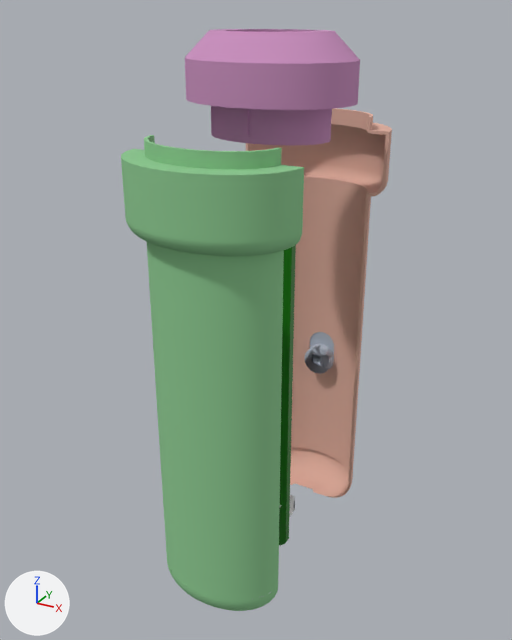
Before and after pictures for a commit that changed the glTF model model2.glb.
One viewpoint serves both versions: a camera (50 mm lens) standing at (9.57, -18.2, 17.46) and looking at (-0.34, -0.18, 8.45). The axes (+X, +Y, +Z) are drawn at lower left. The lights are the same throughout. The picture after the commit comes second. Where no turn or scale is listed for an object, it has been applied to the vertices.

Names of what the first picture shows: 'BOUTON', 'CHAPEAU_LOUPE', 'FACE_ARRIERE', 'FACE_AVANT', 'OBJ_PCB_PC_main' and 1 more.
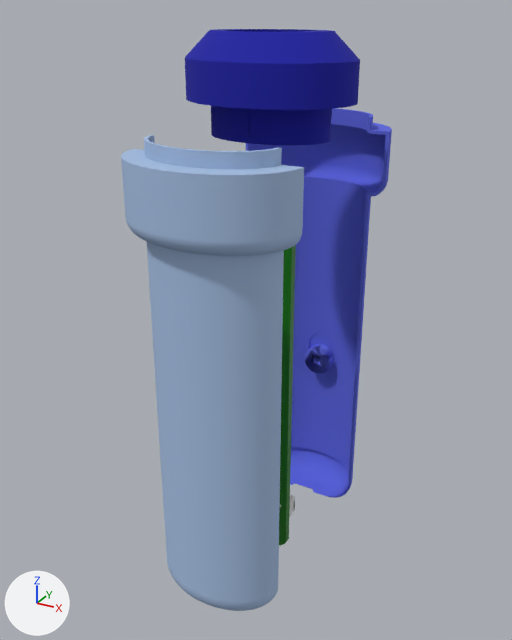
Boxes (x1, y1, x2, y2) around the edits, measured in the pictures (512 x 640 px):
'FACE_ARRIERE', recoloured (green to blue)
    both: (121, 135, 304, 611)
'FACE_AVANT', recoloured (beige to blue)
    both: (246, 108, 392, 498)
'CHAPEAU_LOUPE', recoloured (pink to blue)
    both: (185, 29, 360, 145)
'BOUTON', recoloured (light grey to blue)
    both: (305, 332, 334, 374)

The change, as a list of edits to the scene's bpy script:
```text
Change mat_peinture___brillant_émaillé__vert__002:
    mat_peinture___brillant_émaillé__vert__002.base_color: (0.76, 0.441, 0.355) -> (0.112, 0.138, 0.761)  # beige #e2b1a1 -> blue #5e68e2
Change mat_peinture___brillant_émaillé__vert__003:
    mat_peinture___brillant_émaillé__vert__003.base_color: (0.267, 0.588, 0.282) -> (0.381, 0.521, 0.761)  # green #8dca91 -> blue #a6bfe2
Change mat_peinture___brillant_émaillé__vert__004:
    mat_peinture___brillant_émaillé__vert__004.base_color: (0.588, 0.276, 0.516) -> (0.00857, 0.0101, 0.358)  # pink #ca8fbe -> blue #171aa1
```
